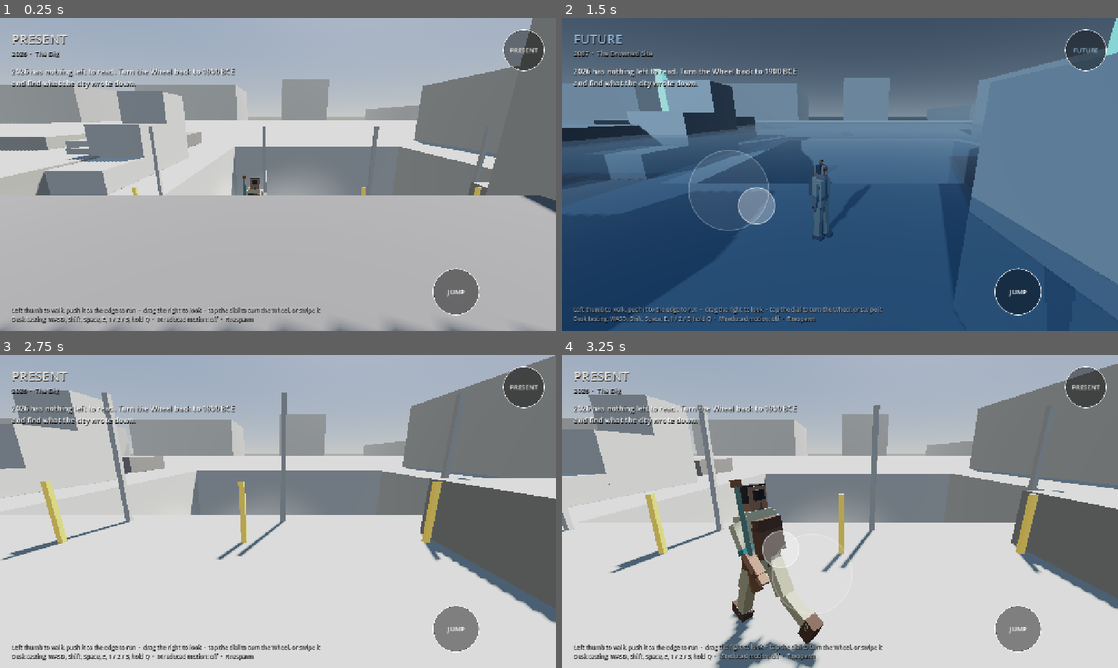
Above: before the commit, frames 1-4 (two rows, left to right).
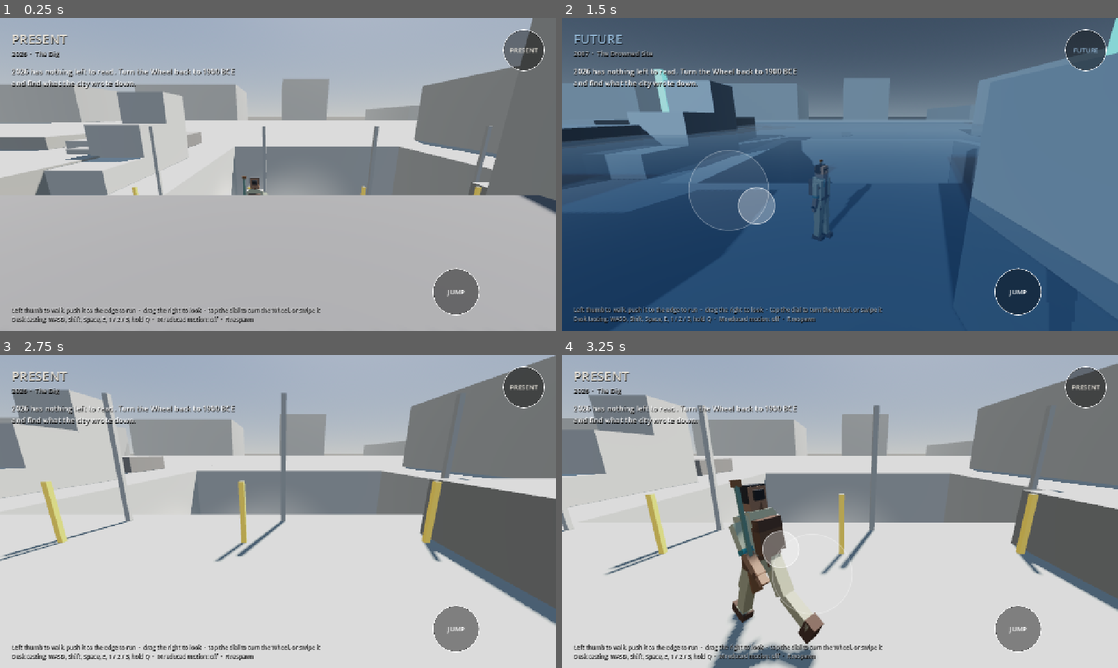
Above: after the commit, the same moments.

Repository: NatchsolutionsAdmin/Kaalchakra
Game: Godot game, scene res://scenes/Main.tscn
Same seed, same stepped clock (60 frames per second), same inputs: the game is played once before the commit and once after it.
Inputs (mouse positions are in pixels of both pictures, inside the frame that each line leads up to):
- Up to frame 1 (0.25 s): no input
- Up to frame 2 (1.5 s): move the mouse to (962, 158) at 0.52 s; hold D (move_right) 0.53-1.25 s; tap 3 (era_future) at 0.6 s; click (962, 158) at 0.67 s; tap Space (jump) at 0.77 s; drag from (728, 190) to (812, 237) at 1.27 s
- Up to frame 3 (2.75 s): move the mouse to (333, 442) at 2.02 s; hold D (move_right) from 2.03 s (still down); tap 2 (era_present) at 2.1 s; click (333, 442) at 2.17 s
- Up to frame 4 (3.25 s): release D (move_right) at 2.75 s; drag from (812, 574) to (673, 464) at 2.77 s

The runs differ from the first frame. In frame 1, 1.2% of the frame differs, in the area x 0-100%, y 0-100%; in frame 2, 0.3%; in frame 3, 1.2%; in frame 4, 2.2%, in the area x 0-100%, y 2-100%.

Commit message:
Turning MSAA off was wrong — the jagged edges were a setting, not the art
Every edge in the game was a hard staircase because I disabled multisampling
"for the mobile budget". That reasoning was backwards. Phone GPUs are
tile-based, so multisampling resolves inside tile memory and costs far less
there than on a desktop card — it is the one quality setting mobile games
almost always keep.

  * MSAA 4x on the Mac, 2x on a phone
  * Soft shadow filtering back on, and a 4096 shadow map on desktop / 2048 on
    device. Hard shadow edges were half of what read as "pixelated".
  * Debanding on, which cleans up the sky gradients
  * HiDPI explicitly on, so the Mac renders at its real pixel density instead
    of upscaling a small buffer
  * Anisotropic filtering back to 2x

Per-platform values use Godot's `.mobile` suffix, so the Mac can look good
while a phone stays within budget, from one project file.

Also: opening the window on the Mac emits a stray touch as it takes focus
(mouse-to-touch emulation), which flashed the virtual joystick ring for a
frame. Input is ignored for the first quarter second.

Diff:
--- a/game/project.godot
+++ b/game/project.godot
@@ -36,6 +36,8 @@
 window/stretch/aspect="expand"
 ; 4 = sensor landscape: locks to landscape, lets the player flip the phone.
 window/handheld/orientation=4
+; Render at the Mac's real pixel density instead of upscaling a small buffer.
+window/dpi/allow_hidpi=true
 
 [input_devices]
 
@@ -132,9 +134,18 @@
 
 renderer/rendering_method="mobile"
 renderer/rendering_method.mobile="mobile"
-; Mobile budget (CLAUDE.md §9): no MSAA, one cheap directional shadow, no
-; anisotropic filtering. Revisit once we have profiled on a real phone.
-anti_aliasing/quality/msaa_3d=0
-lights_and_shadows/directional_shadow/size=2048
-lights_and_shadows/directional_shadow/soft_shadow_filter_quality=0
-textures/default_filters/anisotropic_filtering_level=0
+; Turning MSAA off was a mistake. Phone GPUs are tile-based, so multisampling
+; resolves inside tile memory and is far cheaper there than on a desktop card
+; — it is the one quality setting mobile games almost always keep. Without it
+; every edge in a greybox is a hard staircase.
+;
+; The `.mobile` suffixed lines are what an actual phone uses; the plain ones
+; are for the Mac. Revisit all of it after profiling on a real device.
+anti_aliasing/quality/msaa_3d=2
+anti_aliasing/quality/msaa_3d.mobile=1
+anti_aliasing/quality/use_debanding=true
+lights_and_shadows/directional_shadow/size=4096
+lights_and_shadows/directional_shadow/size.mobile=2048
+lights_and_shadows/directional_shadow/soft_shadow_filter_quality=3
+lights_and_shadows/directional_shadow/soft_shadow_filter_quality.mobile=1
+textures/default_filters/anisotropic_filtering_level=2
--- a/game/scripts/ui/touch_controls.gd
+++ b/game/scripts/ui/touch_controls.gd
@@ -34,6 +34,10 @@
 var _joy_point := Vector2.ZERO
 var _wheel_open := false
 var _wheel_swipe := 0.0
+## Opening the window emits a stray touch on the Mac (mouse-to-touch emulation
+## fires as the window takes focus), which flashed the joystick ring for a
+## frame. Ignore anything in the first moment.
+var _settle_in := 0.25
 
 
 func _ready() -> void:
@@ -195,7 +199,14 @@
 
 
 # Runs only for touches no Control claimed, so buttons always win.
+func _process(delta: float) -> void:
+	if _settle_in > 0.0:
+		_settle_in -= delta
+
+
 func _unhandled_input(event: InputEvent) -> void:
+	if _settle_in > 0.0:
+		return
 	var half := get_viewport().get_visible_rect().size.x * 0.5
 
 	if event is InputEventScreenTouch:
